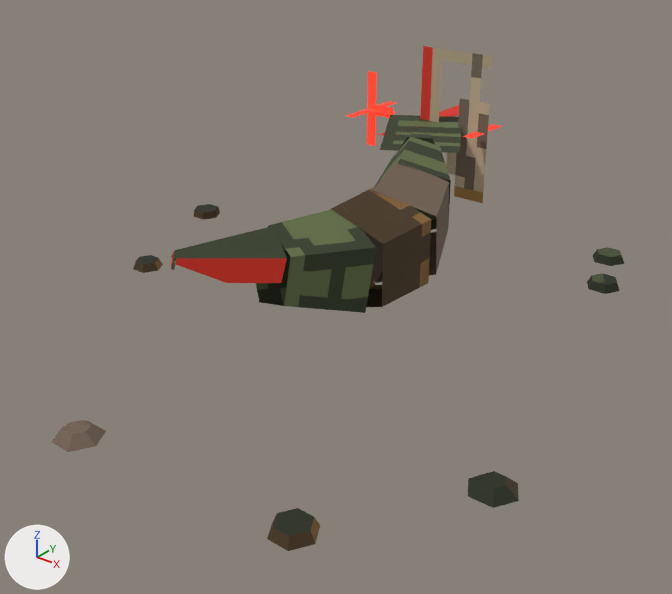
What one commit did to the glTF model to-rust-as-we-fall/resources/models/fauna/toxo.gltf.
Both versions are drawn from a camera (50 mm lens) standing at (0.795, -1.008, 0.624) and looking at (0.006, -0.022, 0.013). Every picture has the same lights, and +X, +Y and +Z are marked at lower left. The picture after the commit comes second. Vertices at exactly the same position are counted once.

The first picture shows 'ToxoRigged'.
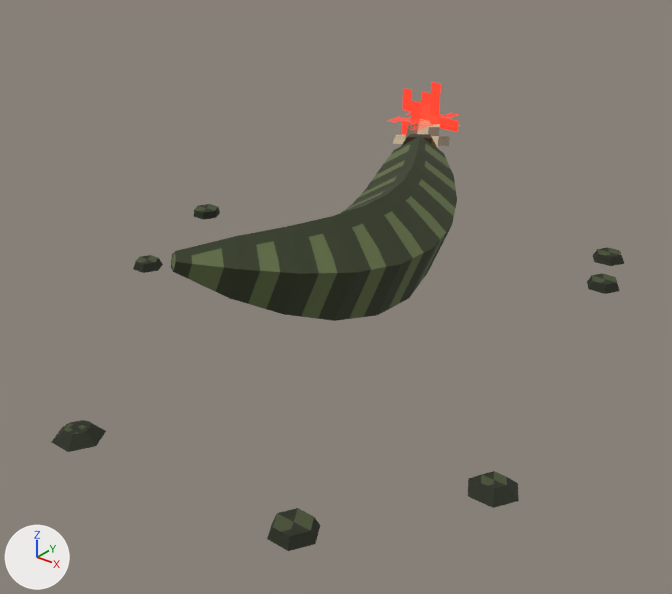
Boxes [x1, y1, x2, y2] around the edits, measured in the pictures (672 x 594 px; the box of a moved part takes in the faces that stretch with it):
'ToxoRigged', reshaped (7% shorter): before [52, 46, 624, 551]; after [52, 82, 624, 551]
part 1 of me_toxorigged, moved or reshaped: before [171, 137, 451, 313]; after [171, 136, 457, 321]
part 2 of me_toxorigged, surface changed: before [52, 46, 621, 551]; after [52, 82, 621, 551]

Patch to the scene script:
```diff
--- a/to-rust-as-we-fall/resources/models/fauna/toxo.gltf.py
+++ b/to-rust-as-we-fall/resources/models/fauna/toxo.gltf.py
@@ me_toxorigged @@
 # used by ob_toxorigged; location = (0.0, 0.0, 0.0)
-me_toxorigged.from_pydata(...)  # 194 vertices, 282 faces; spans x -0.437..0.452, y -0.513..0.634, z 0.003..0.283
+me_toxorigged.from_pydata(...)  # 194 vertices, 322 faces; spans x -0.437..0.452, y -0.513..0.634, z 0.003..0.283
+# me_toxorigged part 1
+# 6 faces are deleted
+# 50 vertices move from x -0.093..0.119, y -0.287..0.303, z 0.009..0.184 to x -0.088..0.137, y -0.287..0.301, z 0.015..0.186
+# 46 new faces join them
+# me_toxorigged part 2: 276 kept faces spanning x -0.437..0.452, y -0.513..0.634, z 0.003..0.283 get new texture (UV) coordinates
 me_toxorigged.materials.append(mat_toxoriggedtex)
```
